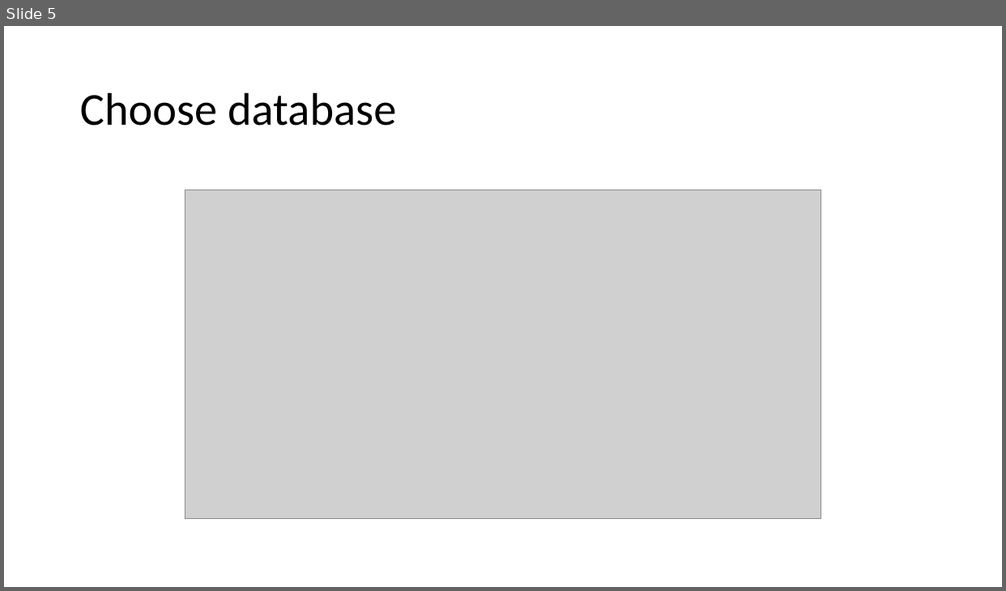
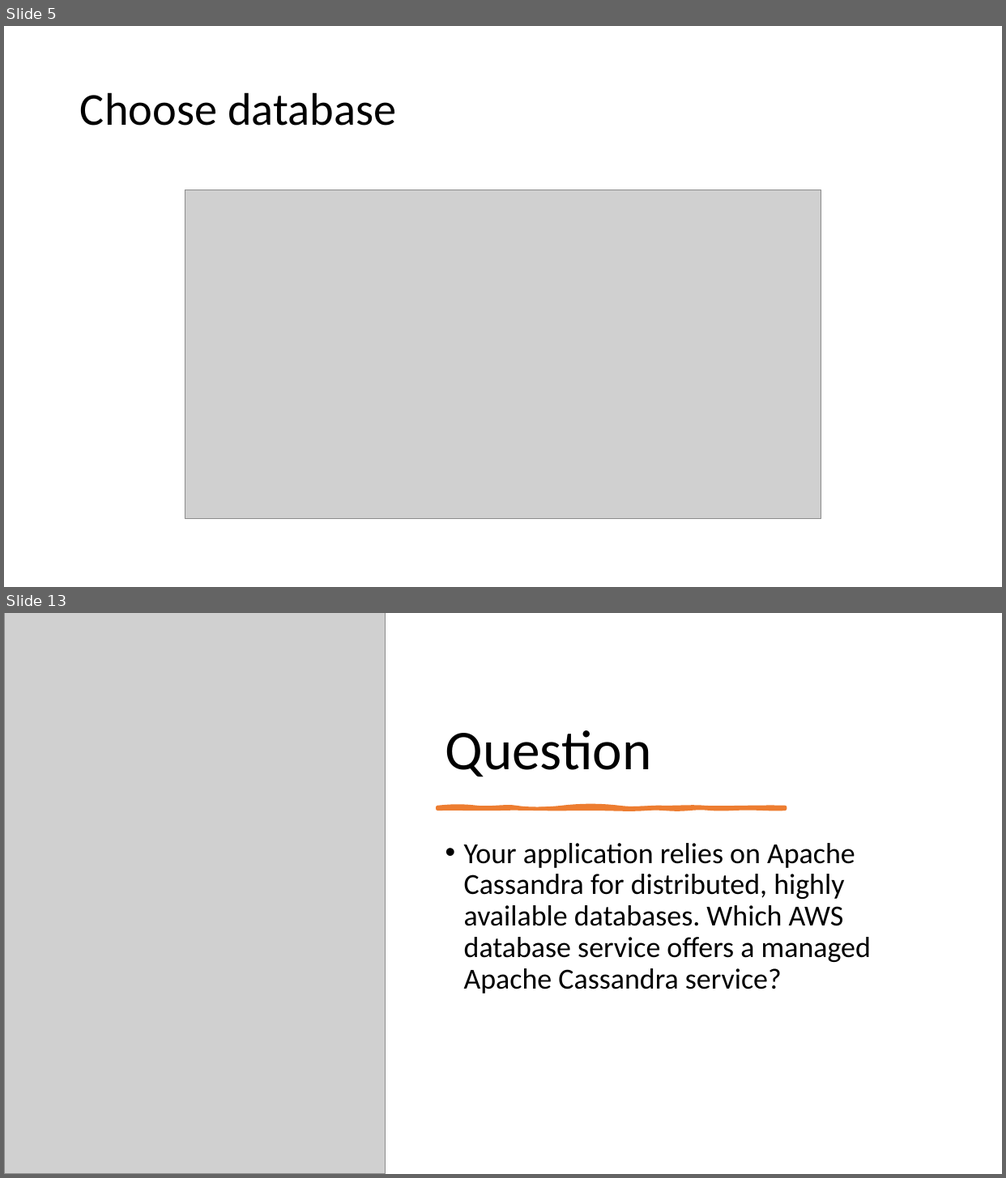
Before and after one commit to IlyaChakun/aws-iba-courses, a slide deck: lecture-materials/Databases/comparison/comparison.pptx. Shown one above the other, each under a label of ours: slide 5 before the commit, slides 5 and 13 after it; the slides between them are not shown. The pictures are 1006x591 and 1006x1178 pixels, drawn with LibreOffice and Linux fonts; fonts in the diff are those of the drawing; grey boxes stand for pictures. Boxes give left, top, right and bottom in pixels: in the first picture for what was removed or moved away, otherwise in the second. Text is boxed around its words. In the diff, an @@ line names an element or a change of style, - is before the commit and + after.

```diff
--- a/lecture-materials/Databases/comparison/comparison.pptx
+++ b/lecture-materials/Databases/comparison/comparison.pptx
@@ slide 13 added at <box>4,613,1002,1174</box>, background #FFFFFF @@
@@ picture added at <box>4,613,385,1174</box> @@
@@ title added at <box>445,730,652,777</box>, 54 pt, text #000000 @@
+Question
@@ freeform shape added at <box>437,807,785,809</box>, fill #ED7D31, outline #ED7D31 3.5 pt @@
@@ text added at <box>464,843,871,994</box>, 28 pt, text #000000 @@
+• Your application relies on Apache Cassandra for distributed, highly available databases. Which AWS database service offers a managed Apache Cassandra service?
```
Also in this commit, not shown: 13 other slides added, 6 other files.
